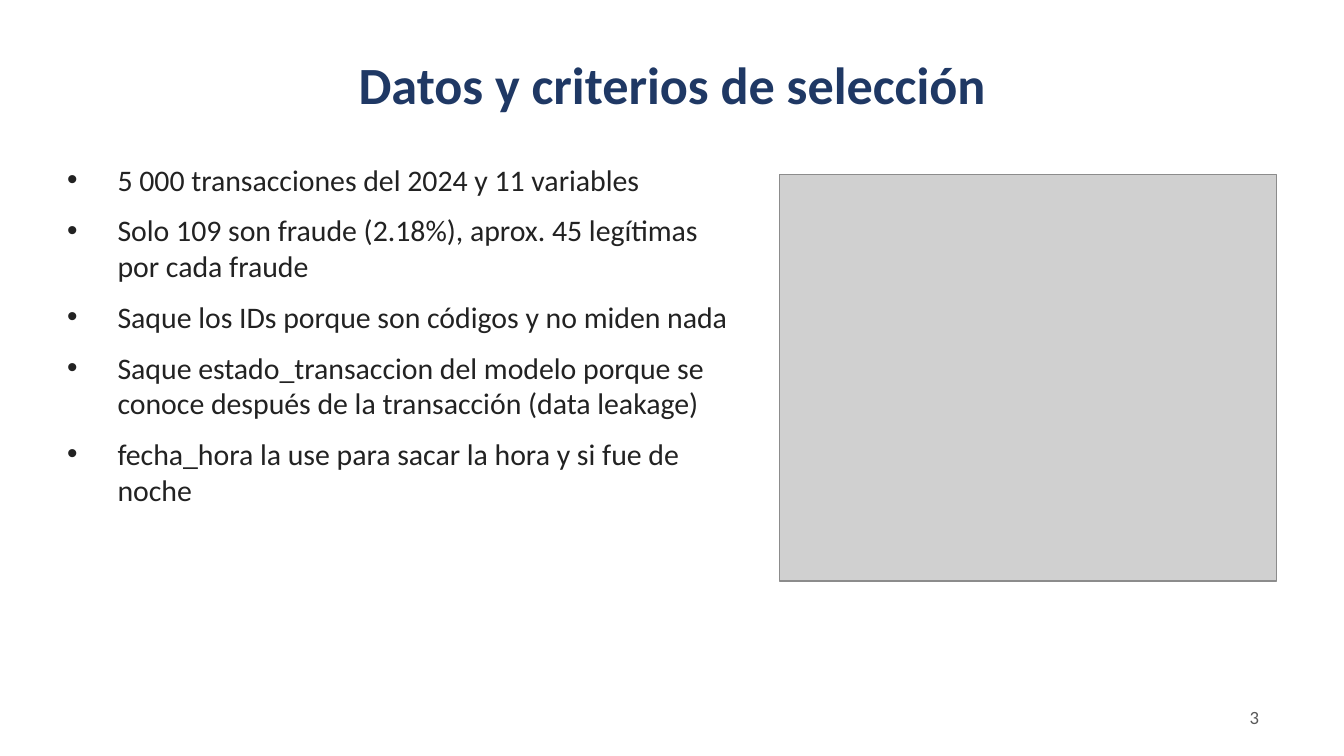
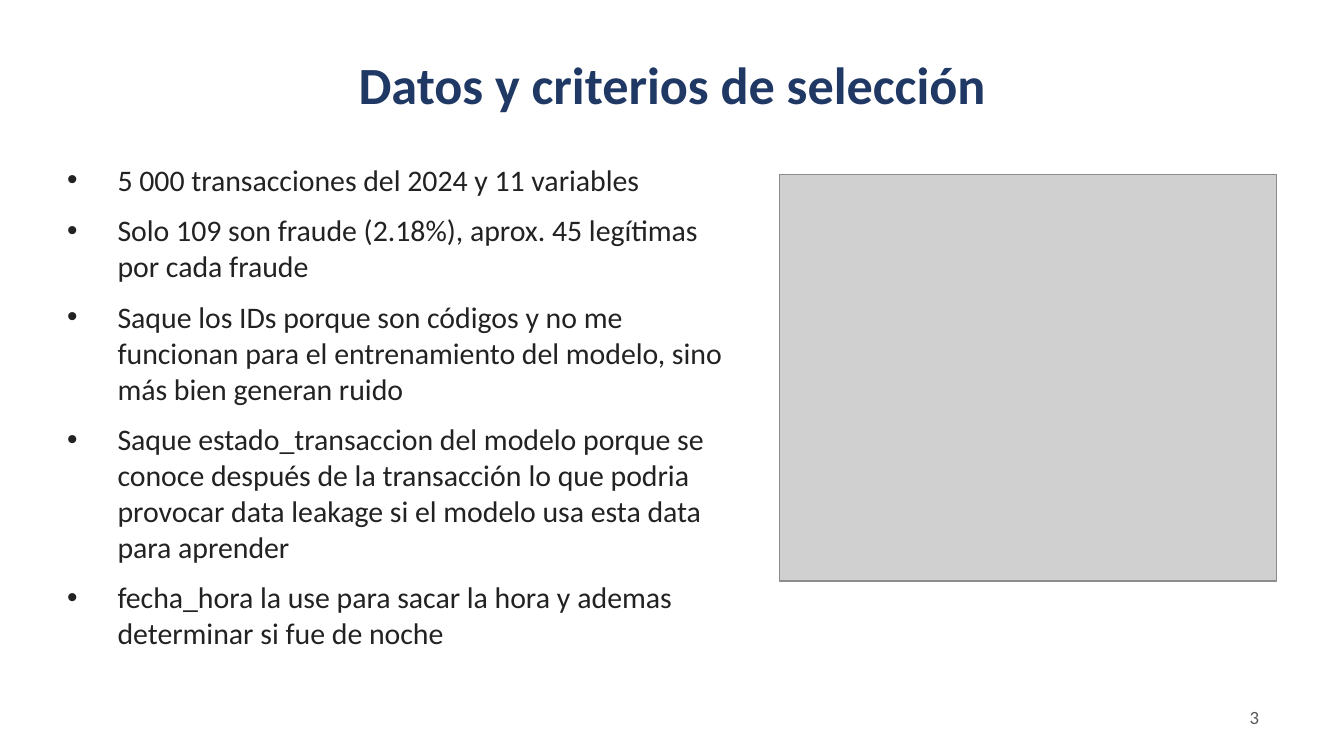
Before and after one commit to kg-alvarado/Project_fraude_kdd, a slide deck: slide 3 of presentacion/presentacion_defensa.pptx. Drawn at 1344x756 pixels with LibreOffice and Linux fonts; fonts in the diff are those of the drawing; grey boxes stand for pictures. Boxes give left, top, right and bottom in pixels: in the first picture for what was removed or moved away, otherwise in the second. Text is boxed around its words. In the diff, an @@ line names an element or a change of style, - is before the commit and + after.

```diff
--- a/presentacion/presentacion_defensa.pptx
+++ b/presentacion/presentacion_defensa.pptx
@@ text at (x1=118, y1=307, x2=722, y2=645): text changed @@
-• Saque los IDs porque son códigos y no miden nada
-• Saque estado_transaccion del modelo porque se conoce después de la transacción (data leakage)
-• fecha_hora la use para sacar la hora y si fue de noche
+• Saque los IDs porque son códigos y no me funcionan para el entrenamiento del modelo, sino más bien generan ruido
+• Saque estado_transaccion del modelo porque se conoce después de la transacción lo que podria provocar data leakage si el modelo usa esta data para aprender
+• fecha_hora la use para sacar la hora y ademas determinar si fue de noche
```
Also in this commit, not shown: 9 other slides changed.
